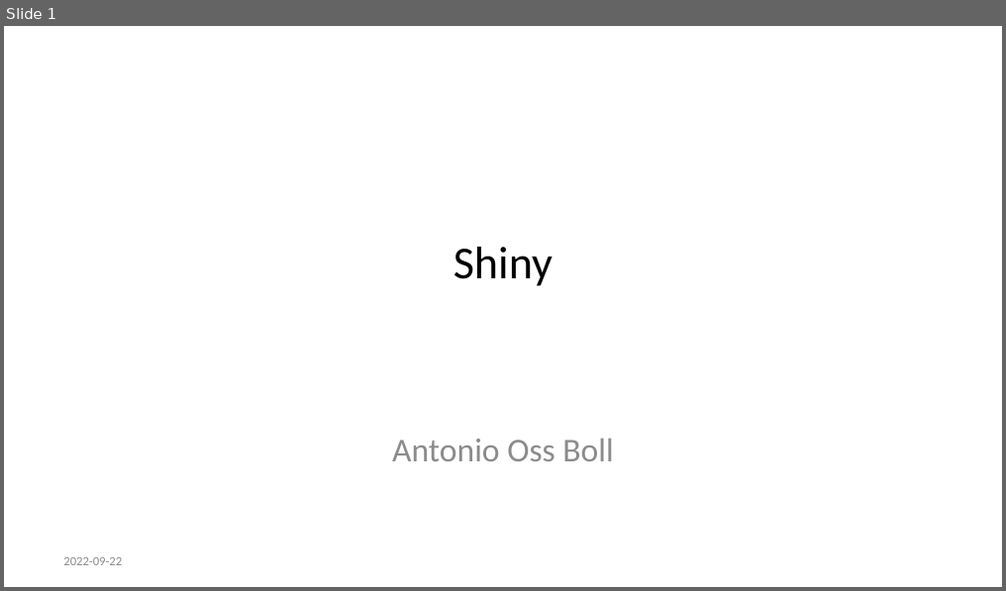
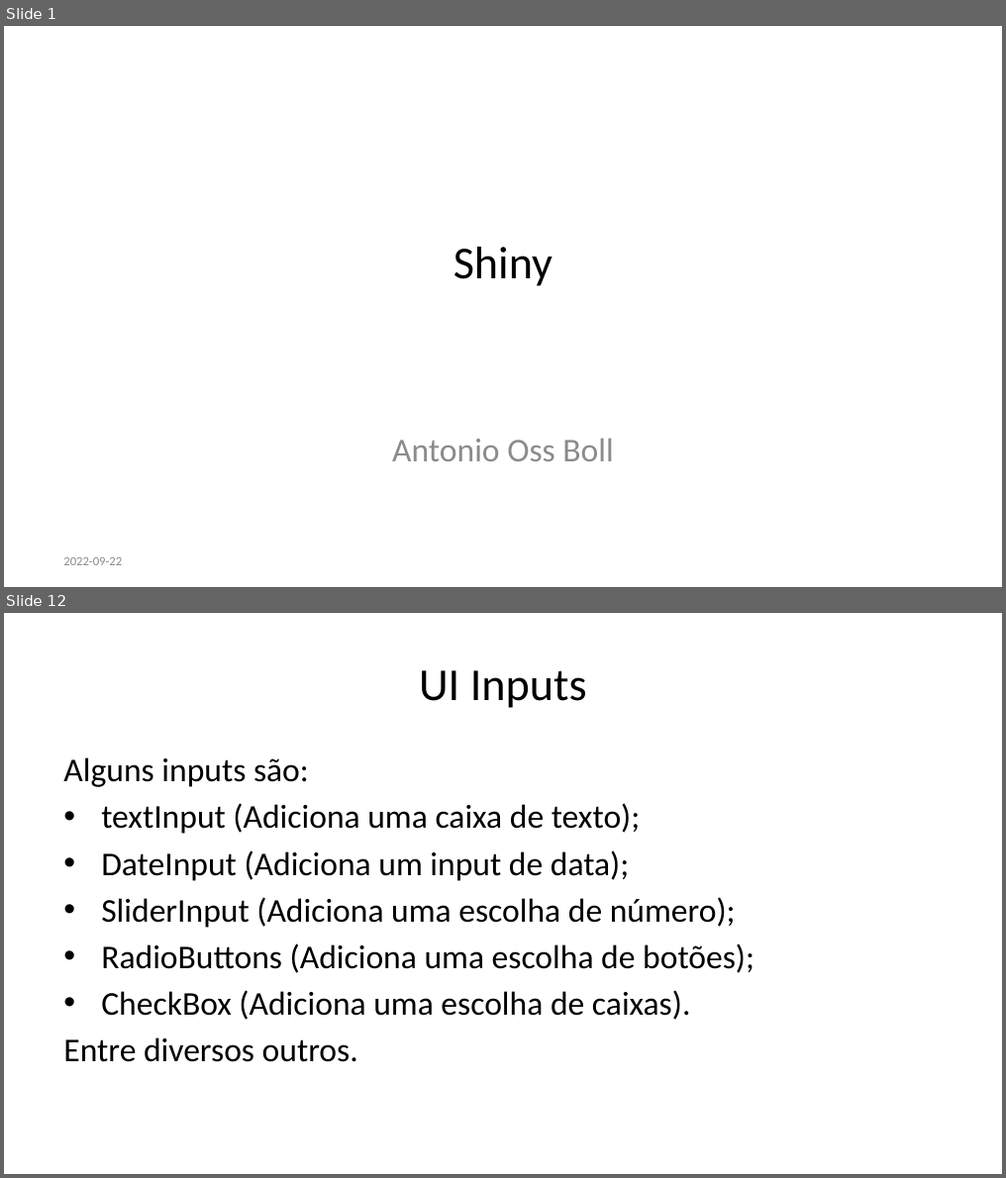
Before and after one commit to AntonioBoll/ApresentacaoShiny, a slide deck: apresentacao.pptx. Shown one above the other, each under a label of ours: slide 1 before the commit, slides 1 and 12 after it; the slides between them are not shown. The pictures are 1006x591 and 1006x1178 pixels, drawn with LibreOffice and Linux fonts; fonts in the diff are those of the drawing. Boxes give left, top, right and bottom in pixels: in the first picture for what was removed or moved away, otherwise in the second. Text is boxed around its words. In the diff, an @@ line names an element or a change of style, - is before the commit and + after.

```diff
--- a/apresentacao.pptx
+++ b/apresentacao.pptx
@@ slide 12 added at box(4, 613, 1002, 1174), background #FFFFFF @@
@@ title added at box(419, 670, 587, 708), 33 pt, text #000000 @@
+UI Inputs
@@ text added at box(63, 758, 754, 1062), 24 pt, text #000000 @@
+Alguns inputs são:
+• textInput (Adiciona uma caixa de texto);
+• DateInput (Adiciona um input de data);
+• SliderInput (Adiciona uma escolha de número);
+• RadioButtons (Adiciona uma escolha de botões);
+• CheckBox (Adiciona uma escolha de caixas).
+Entre diversos outros.
```
Also in this commit, not shown: 1 slide changed, 18 other slides added, 3 slides removed, 1 other file.
